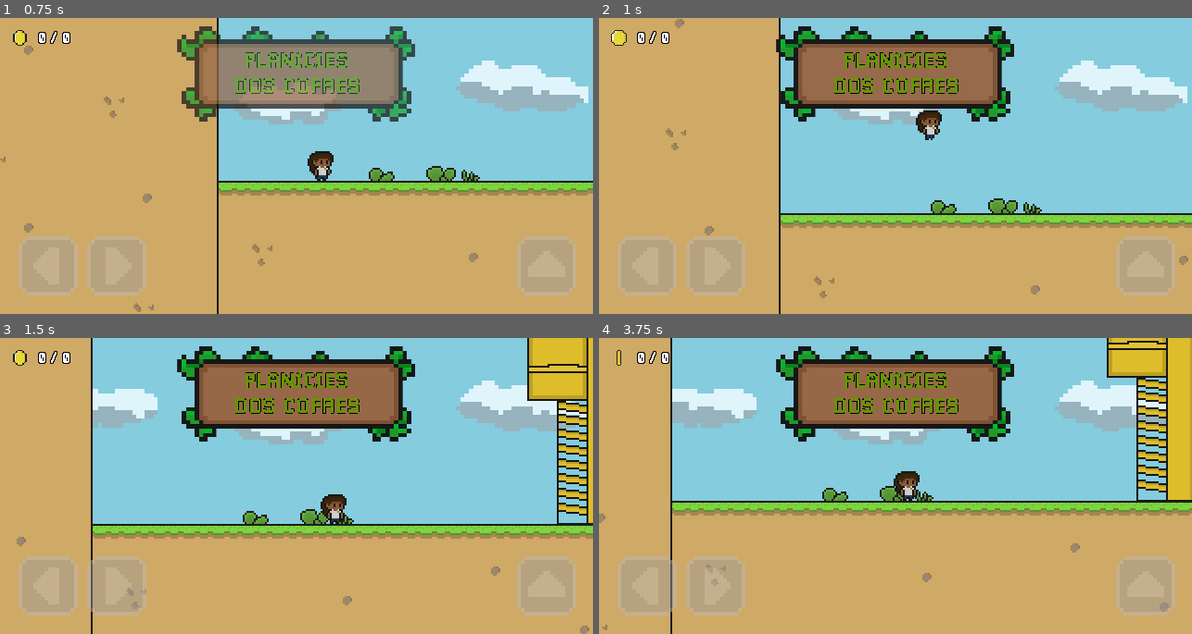
Above: before the commit, frames 1-4 (two rows, left to right).
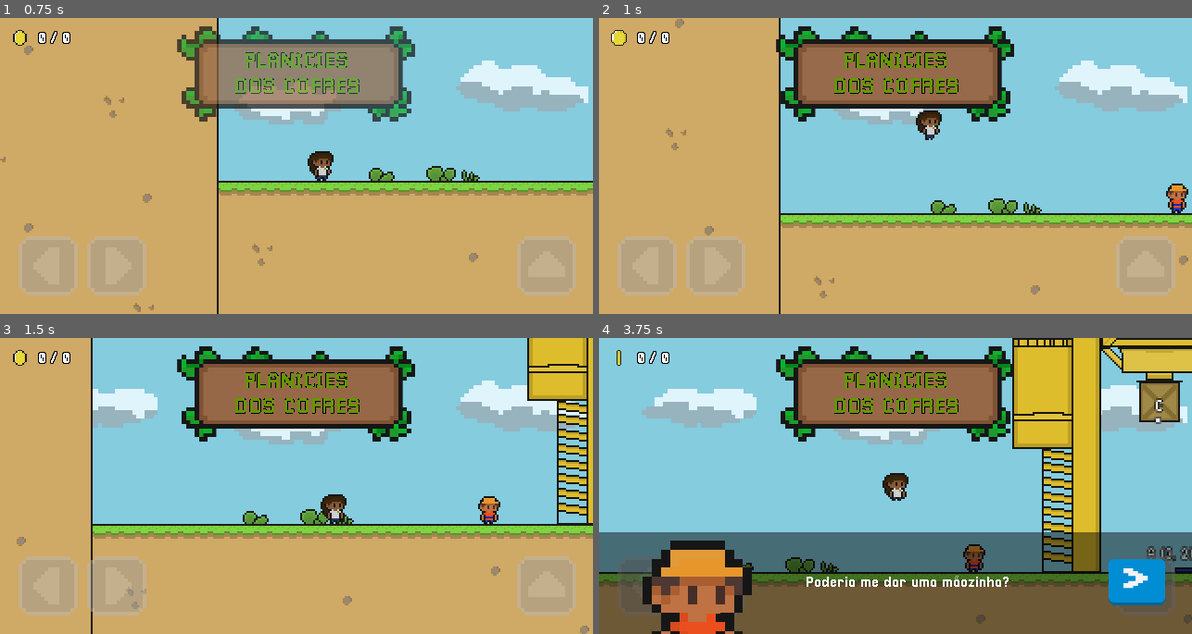
Above: after the commit, the same moments.

Repository: DanilloPitta/MathMinigames
Game: Godot game, scene res://src/Levels/level_4.tscn
Two runs of this game, one before a commit and one after it. Both use one fixed random seed, a clock stepped at 60 frames per second and the inputs below. This scene is started directly instead of the project's main scene.
Inputs (mouse positions are in pixels of both pictures, inside the frame that each line leads up to):
- Up to frame 1 (0.75 s): move the mouse to (426, 151) at 0.52 s; hold Right (ui_right) from 0.53 s (still down); click (426, 151) at 0.67 s
- Up to frame 2 (1 s): keep holding Right (ui_right); tap W (jump) at 0.77 s
- Up to frame 3 (1.5 s): keep holding Right (ui_right); move the mouse to (177, 500) at 1.27 s
- Up to frame 4 (3.75 s): tap W (jump) at 1.52 s; release Right (ui_right) at 2 s; click (1138, 580) at 2 s, where only the run after the commit has a clickable ">"; move the mouse to (954, 420) at 2.77 s; hold Left (ui_left) 2.78-3.53 s; move the mouse to (865, 545) at 3.52 s; hold Right (ui_right) from 3.53 s (still down); click (865, 545) at 3.67 s

Frame 1 is identical in both runs. In frame 2, 0.3% of the frame differs, in the area x 95-100%, y 55-66%; in frame 3, 0.3%; in frame 4, 64%, in the area x 0-100%, y 0-100%.

Commit message:
Continue MOP Puzzle

Diff:
--- a/src/Scenes/middle_of_points_puzzle.tscn
+++ b/src/Scenes/middle_of_points_puzzle.tscn
@@ -1,38 +1,37 @@
-[gd_scene load_steps=11 format=3 uid="uid://483mkp5fbd6q"]
+[gd_scene load_steps=16 format=3 uid="uid://483mkp5fbd6q"]
 
 [ext_resource type="Texture2D" uid="uid://c40b1f06x1rin" path="res://src/Assets/Sprites/MidleOfPointPuzzle/crate.png" id="1_qbf2x"]
 [ext_resource type="Script" path="res://src/Scripts/middle_of_points_puzzle.gd" id="1_r00hc"]
+[ext_resource type="Texture2D" uid="uid://ckv31ckg83iq6" path="res://src/Assets/Sprites/NPCs/Worker/idle.png" id="2_idntk"]
 [ext_resource type="Texture2D" uid="uid://dt8r1onqj45vd" path="res://src/Assets/Sprites/MidleOfPointPuzzle/crate_picker_structory.png" id="3_oolb3"]
 [ext_resource type="Texture2D" uid="uid://cemuab0h7jvws" path="res://src/Assets/Sprites/MidleOfPointPuzzle/line.png" id="4_64mje"]
 [ext_resource type="FontFile" uid="uid://dm8dwovr228s4" path="res://src/Assets/Fonts/Pixellari.ttf" id="5_0rcn1"]
 [ext_resource type="Texture2D" uid="uid://rky1gxfg1oas" path="res://src/Assets/Sprites/MidleOfPointPuzzle/crate_picker.png" id="6_ycokf"]
 
-[sub_resource type="Animation" id="Animation_nyev5"]
-resource_name = "picker_to_deploy_pos"
-tracks/0/type = "value"
-tracks/0/imported = false
-tracks/0/enabled = true
-tracks/0/path = NodePath("CratePicker:position")
-tracks/0/interp = 1
-tracks/0/loop_wrap = true
-tracks/0/keys = {
-"times": PackedFloat32Array(0, 1),
-"transitions": PackedFloat32Array(1, 1),
-"update": 0,
-"values": [Vector2(-42, -32), Vector2(15, -32)]
-}
-tracks/1/type = "value"
-tracks/1/imported = false
-tracks/1/enabled = true
-tracks/1/path = NodePath("Crate:position")
-tracks/1/interp = 1
-tracks/1/loop_wrap = true
-tracks/1/keys = {
-"times": PackedFloat32Array(0, 1),
-"transitions": PackedFloat32Array(1, 1),
-"update": 0,
-"values": [Vector2(-42, -12), Vector2(15, -12)]
-}
+[sub_resource type="RectangleShape2D" id="RectangleShape2D_28pkr"]
+size = Vector2(9, 156)
+
+[sub_resource type="AtlasTexture" id="AtlasTexture_p2lfv"]
+atlas = ExtResource("2_idntk")
+region = Rect2(0, 0, 16, 16)
+
+[sub_resource type="AtlasTexture" id="AtlasTexture_vv1j5"]
+atlas = ExtResource("2_idntk")
+region = Rect2(0, 16, 16, 16)
+
+[sub_resource type="SpriteFrames" id="SpriteFrames_dk82j"]
+animations = [{
+"frames": [{
+"duration": 1.0,
+"texture": SubResource("AtlasTexture_p2lfv")
+}, {
+"duration": 1.0,
+"texture": SubResource("AtlasTexture_vv1j5")
+}],
+"loop": true,
+"name": &"idle",
+"speed": 2.0
+}]
 
 [sub_resource type="Animation" id="Animation_2xnsa"]
 length = 0.001
@@ -76,6 +75,33 @@
 "values": [Vector2(15, -12), Vector2(15, 67)]
 }
 
+[sub_resource type="Animation" id="Animation_nyev5"]
+resource_name = "picker_to_deploy_pos"
+tracks/0/type = "value"
+tracks/0/imported = false
+tracks/0/enabled = true
+tracks/0/path = NodePath("CratePicker:position")
+tracks/0/interp = 1
+tracks/0/loop_wrap = true
+tracks/0/keys = {
+"times": PackedFloat32Array(0, 1),
+"transitions": PackedFloat32Array(1, 1),
+"update": 0,
+"values": [Vector2(-42, -32), Vector2(15, -32)]
+}
+tracks/1/type = "value"
+tracks/1/imported = false
+tracks/1/enabled = true
+tracks/1/path = NodePath("Crate:position")
+tracks/1/interp = 1
+tracks/1/loop_wrap = true
+tracks/1/keys = {
+"times": PackedFloat32Array(0, 1),
+"transitions": PackedFloat32Array(1, 1),
+"update": 0,
+"values": [Vector2(-42, -12), Vector2(15, -12)]
+}
+
 [sub_resource type="AnimationLibrary" id="AnimationLibrary_my52y"]
 _data = {
 "RESET": SubResource("Animation_2xnsa"),
@@ -86,6 +112,19 @@
 [node name="MiddleOfPointsPuzzle" type="Node2D"]
 position = Vector2(122, 81)
 script = ExtResource("1_r00hc")
+
+[node name="EntranceArea" type="Area2D" parent="."]
+
+[node name="CollisionShape2D" type="CollisionShape2D" parent="EntranceArea"]
+position = Vector2(-173.5, 2)
+shape = SubResource("RectangleShape2D_28pkr")
+
+[node name="AnimatedSprite2D" type="AnimatedSprite2D" parent="."]
+position = Vector2(-143, 72)
+sprite_frames = SubResource("SpriteFrames_dk82j")
+animation = &"idle"
+autoplay = "idle"
+frame_progress = 0.355281
 
 [node name="CratePicker" type="Sprite2D" parent="."]
 position = Vector2(-42, -32)
@@ -153,3 +192,5 @@
 libraries = {
 "": SubResource("AnimationLibrary_my52y")
 }
+
+[connection signal="body_entered" from="EntranceArea" to="." method="_on_entrance_area_body_entered"]
--- /dev/null
+++ b/src/Scenes/npc_talk_scene.tscn
@@ -0,0 +1,97 @@
+[gd_scene load_steps=9 format=3 uid="uid://q3sdgfd7bpt3"]
+
+[ext_resource type="Script" path="res://src/Scripts/npc_talk_scene.gd" id="1_6lxy2"]
+[ext_resource type="Texture2D" uid="uid://cgif6k6gxasru" path="res://src/Assets/Sprites/NPCs/Worker/single_frame.png" id="2_kfdvr"]
+[ext_resource type="FontFile" uid="uid://dm8dwovr228s4" path="res://src/Assets/Fonts/Pixellari.ttf" id="2_u3ns3"]
+
+[sub_resource type="StyleBoxFlat" id="StyleBoxFlat_4ghxu"]
+bg_color = Color(0, 0.552941, 0.831373, 1)
+border_width_bottom = 3
+border_color = Color(0, 0.393333, 0.59, 1)
+corner_radius_top_left = 6
+corner_radius_top_right = 6
+corner_radius_bottom_right = 6
+corner_radius_bottom_left = 6
+
+[sub_resource type="StyleBoxFlat" id="StyleBoxFlat_ou5pt"]
+bg_color = Color(0, 0.552941, 0.831373, 1)
+border_width_bottom = 3
+border_color = Color(0, 0.393333, 0.59, 1)
+corner_radius_top_left = 6
+corner_radius_top_right = 6
+corner_radius_bottom_right = 6
+corner_radius_bottom_left = 6
+
+[sub_resource type="StyleBoxFlat" id="StyleBoxFlat_ecnv4"]
+bg_color = Color(0, 0.552941, 0.831373, 1)
+border_width_bottom = 3
+border_color = Color(0, 0.393333, 0.59, 1)
+corner_radius_top_left = 6
+corner_radius_top_right = 6
+corner_radius_bottom_right = 6
+corner_radius_bottom_left = 6
+
+[sub_resource type="StyleBoxFlat" id="StyleBoxFlat_5k1ln"]
+bg_color = Color(0, 0.552941, 0.831373, 1)
+border_width_bottom = 3
+border_color = Color(0, 0.393333, 0.59, 1)
+corner_radius_top_left = 6
+corner_radius_top_right = 6
+corner_radius_bottom_right = 6
+corner_radius_bottom_left = 6
+
+[sub_resource type="StyleBoxFlat" id="StyleBoxFlat_rpm6v"]
+bg_color = Color(0, 0.552941, 0.831373, 1)
+border_width_bottom = 3
+border_color = Color(0, 0.393333, 0.59, 1)
+corner_radius_top_left = 6
+corner_radius_top_right = 6
+corner_radius_bottom_right = 6
+corner_radius_bottom_left = 6
+
+[node name="NPCTalkScene" type="CanvasLayer"]
+script = ExtResource("1_6lxy2")
+
+[node name="ColorRect" type="ColorRect" parent="."]
+anchors_preset = 12
+anchor_top = 1.0
+anchor_right = 1.0
+anchor_bottom = 1.0
+offset_top = -110.0
+grow_horizontal = 2
+grow_vertical = 0
+color = Color(0, 0, 0, 0.470588)
+
+[node name="Sprite2D" type="Sprite2D" parent="ColorRect"]
+position = Vector2(96.5, 87.5)
+scale = Vector2(9.8125, 9.8125)
+texture = ExtResource("2_kfdvr")
+
+[node name="Text" type="Label" parent="ColorRect"]
+layout_mode = 0
+offset_left = 223.0
+offset_top = 16.0
+offset_right = 544.0
+offset_bottom = 94.0
+theme_override_fonts/font = ExtResource("2_u3ns3")
+theme_override_font_sizes/font_size = 16
+text = "Texto"
+vertical_alignment = 1
+autowrap_mode = 2
+
+[node name="NextBtn" type="Button" parent="ColorRect"]
+layout_mode = 0
+offset_left = 550.0
+offset_top = 29.0
+offset_right = 611.0
+offset_bottom = 79.0
+theme_override_fonts/font = ExtResource("2_u3ns3")
+theme_override_font_sizes/font_size = 42
+theme_override_styles/normal = SubResource("StyleBoxFlat_4ghxu")
+theme_override_styles/hover = SubResource("StyleBoxFlat_ou5pt")
+theme_override_styles/pressed = SubResource("StyleBoxFlat_ecnv4")
+theme_override_styles/disabled = SubResource("StyleBoxFlat_5k1ln")
+theme_override_styles/focus = SubResource("StyleBoxFlat_rpm6v")
+text = ">"
+
+[connection signal="pressed" from="ColorRect/NextBtn" to="." method="_on_next_btn_pressed"]
--- a/src/Scripts/middle_of_points_puzzle.gd
+++ b/src/Scripts/middle_of_points_puzzle.gd
@@ -1,4 +1,14 @@
 extends Node2D
+
+@onready var npc_talk = preload("res://src/Scenes/npc_talk_scene.tscn")
+var npc_talk_texts = [
+	"Olá viajante, oque fazes por aqui?",
+	"Poderia me dar uma mãozinha?",
+	"Preciso colocar aquela caixa exatamente no meio daquela reta.",
+	"Me ajude a calcular o ponto médio entre as duas extremidades da reta.",
+	"Depois poderei empilhar a caixa"
+]
+var npc_talk_texture = "res://src/Assets/Sprites/NPCs/Worker/single_frame.png"
 
 var x1 = 3
 var x2 = 0
@@ -6,14 +16,33 @@
 var y2 = 2
 
 func _ready():
-	print(calc_middle_of_two_points(x1,x2,y1,y2))
-
-	await get_tree().create_timer(5).timeout
-
-	$AnimationPlayer.play("picker_to_deploy_pos")
-	await $AnimationPlayer.animation_finished
-	await get_tree().create_timer(0.5).timeout
-	$AnimationPlayer.play("deploy_crate")
+	pass
+#	print(calc_middle_of_two_points(x1,x2,y1,y2))
+#
+#	await get_tree().create_timer(5).timeout
+#
+#	$AnimationPlayer.play("picker_to_deploy_pos")
+#	await $AnimationPlayer.animation_finished
+#	await get_tree().create_timer(0.5).timeout
+#	$AnimationPlayer.play("deploy_crate")
 
 func calc_middle_of_two_points(x1, x2, y1, y2):
 	return pow(pow(x2 - x1, 2) + pow(y2 - y1, 2), (1.0/2.0))
+
+func _on_entrance_area_body_entered(body):
+	if body.name == "CharacterBody2D":
+		Global.paused = true
+		var npc_talk_scene = npc_talk.instantiate()
+		npc_talk_scene.text_changed.connect(_on_npc_talk_text_changed)
+		npc_talk_scene.npc_img_path = npc_talk_texture
+		npc_talk_scene.texts = npc_talk_texts
+		get_parent().add_child(npc_talk_scene)
+
+func _on_npc_talk_text_changed(idx):
+	if idx == 2:
+		get_parent().get_node("CharacterBody2D/RemoteTransform2D").position.x = 220
+		get_parent().get_node("CharacterBody2D/RemoteTransform2D").position.y = -40
+		get_parent().get_node("Camera2D").zoom.x = 1.7
+		get_parent().get_node("Camera2D").zoom.y = 1.7
+	if idx == 4:
+		pass
--- /dev/null
+++ b/src/Scripts/npc_talk_scene.gd
@@ -0,0 +1,26 @@
+extends CanvasLayer
+
+signal text_changed(text_index)
+
+var texts
+var npc_img_path
+
+var current_text_idx = 0
+
+
+func _ready():
+	get_parent().get_node("CharacterBody2D").animated_sprite.animation = "idle"
+
+	get_node("ColorRect/Text").text = texts[current_text_idx]
+	$ColorRect/Sprite2D.texture = load(npc_img_path)
+
+	text_changed.emit(current_text_idx)
+
+
+func _on_next_btn_pressed():
+	current_text_idx += 1
+	get_node("ColorRect/Text").text = texts[current_text_idx]
+	text_changed.emit(current_text_idx)
+
+	if current_text_idx == len(texts) - 1:
+		queue_free()
Binary file added: src/Assets/Sprites/NPCs/Worker/idle.png
Not shown, added: src/Assets/Sprites/NPCs/Worker/idle.png.import
Binary file added: src/Assets/Sprites/NPCs/Worker/single_frame.png
Not shown, added: src/Assets/Sprites/NPCs/Worker/single_frame.png.import
